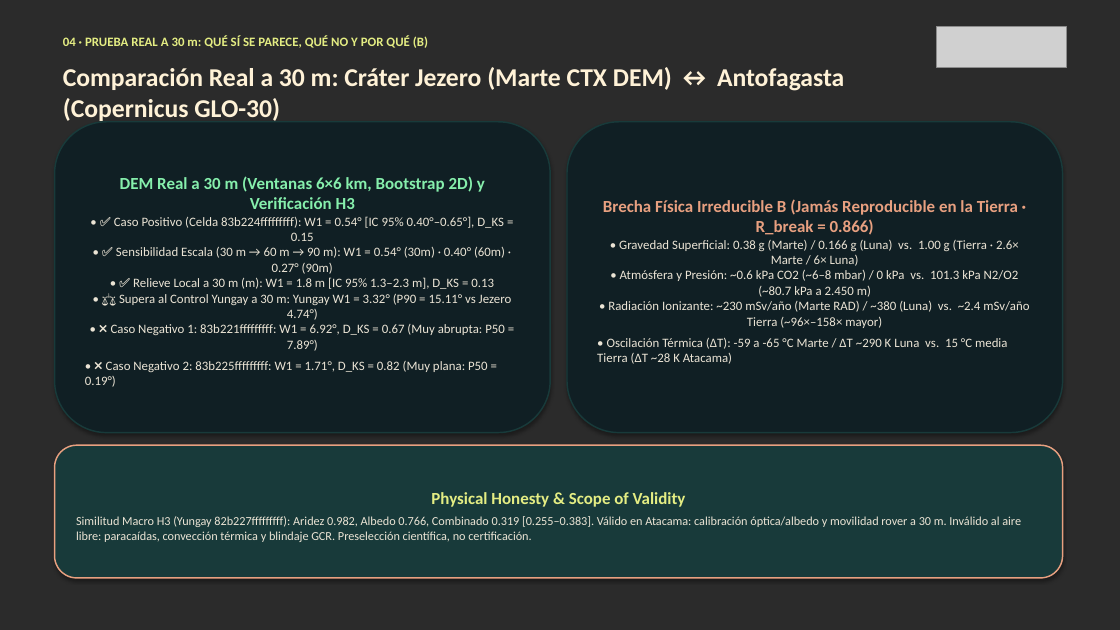
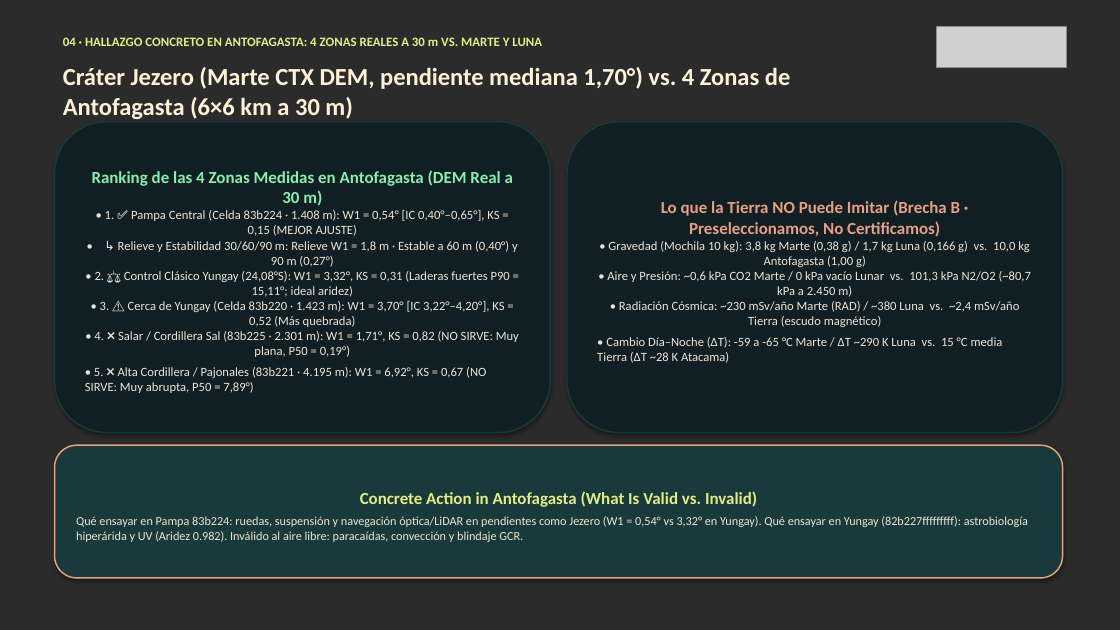
Before and after one commit to AnGeMoNs/Ckepi, a slide deck: slide 5 of docs/nehe/ckepi-pitch-es.pptx. Drawn at 1120x630 pixels with LibreOffice and Linux fonts; fonts in the diff are those of the drawing; grey boxes stand for pictures; background and template pictures are left out; a plain dark background stands for a picture behind light text. Boxes give left, top, right and bottom in pixels: in the first picture for what was removed or moved away, otherwise in the second. Text is boxed around its words. In the diff, an @@ line names an element or a change of style, - is before the commit and + after.

Commit message:
docs(nehe): enfocar pitch y PPTX/PDF (EN/ES) tras feedback de mentores en las 4 zonas de Antofagasta y modos Explorar/Ciencia

```diff
--- a/docs/nehe/ckepi-pitch-es.pptx
+++ b/docs/nehe/ckepi-pitch-es.pptx
@@ text at [63, 37, 542, 46]: text changed @@
-04 · PRUEBA REAL A 30 m: QUÉ SÍ SE PARECE, QUÉ NO Y POR QUÉ (B)
+04 · HALLAZGO CONCRETO EN ANTOFAGASTA: 4 ZONAS REALES A 30 m VS. MARTE Y LUNA
@@ text at [63, 67, 790, 119]: text changed; size 22 to 21 pt @@
-Comparación Real a 30 m: Cráter Jezero (Marte CTX DEM) ↔ Antofagasta (Copernicus GLO-30)
+Cráter Jezero (Marte CTX DEM, pendiente mediana 1,70°) vs. 4 Zonas de Antofagasta (6×6 km a 30 m)
@@ text in rounded rectangle at [85, 170, 519, 393]: text changed; size 11 to 10.8 pt @@
-DEM Real a 30 m (Ventanas 6×6 km, Bootstrap 2D) y Verificación H3
-• ✅ Caso Positivo (Celda 83b224fffffffff): W1 = 0.54° [IC 95% 0.40°–0.65°], D_KS = 0.15
-• ✅ Sensibilidad Escala (30 m → 60 m → 90 m): W1 = 0.54° (30m) · 0.40° (60m) · 0.27° (90m)
-• ✅ Relieve Local a 30 m (m): W1 = 1.8 m [IC 95% 1.3–2.3 m], D_KS = 0.13
-• ⚖️ Supera al Control Yungay a 30 m: Yungay W1 = 3.32° (P90 = 15.11° vs Jezero 4.74°)
-• ❌ Caso Negativo 1: 83b221fffffffff: W1 = 6.92°, D_KS = 0.67 (Muy abrupta: P50 = 7.89°)
-• ❌ Caso Negativo 2: 83b225fffffffff: W1 = 1.71°, D_KS = 0.82 (Muy plana: P50 = 0.19°)
+Ranking de las 4 Zonas Medidas en Antofagasta (DEM Real a 30 m)
+• 1. ✅ Pampa Central (Celda 83b224 · 1.408 m): W1 = 0,54° [IC 0,40°–0,65°], KS = 0,15 (MEJOR AJUSTE)
+• ↳ Relieve y Estabilidad 30/60/90 m: Relieve W1 = 1,8 m · Estable a 60 m (0,40°) y 90 m (0,27°)
+• 2. ⚖️ Control Clásico Yungay (24,08°S): W1 = 3,32°, KS = 0,31 (Laderas fuertes P90 = 15,11°; ideal aridez)
+• 3. ⚠️ Cerca de Yungay (Celda 83b220 · 1.423 m): W1 = 3,70° [IC 3,22°–4,20°], KS = 0,52 (Más quebrada)
+• 4. ❌ Salar / Cordillera Sal (83b225 · 2.301 m): W1 = 1,71°, KS = 0,82 (NO SIRVE: Muy plana, P50 = 0,19°)
+• 5. ❌ Alta Cordillera / Pajonales (83b221 · 4.195 m): W1 = 6,92°, KS = 0,67 (NO SIRVE: Muy abrupta, P50 = 7,89°)
@@ text in rounded rectangle at [597, 200, 1031, 363]: text changed; size 11 to 10.8 pt @@
-Brecha Física Irreducible B (Jamás Reproducible en la Tierra · R_break = 0.866)
-• Gravedad Superficial: 0.38 g (Marte) / 0.166 g (Luna) vs. 1.00 g (Tierra · 2.6× Marte / 6× Luna)
-• Atmósfera y Presión: ~0.6 kPa CO2 (~6–8 mbar) / 0 kPa vs. 101.3 kPa N2/O2 (~80.7 kPa a 2.450 m)
-• Radiación Ionizante: ~230 mSv/año (Marte RAD) / ~380 (Luna) vs. ~2.4 mSv/año Tierra (~96×–158× mayor)
-• Oscilación Térmica (ΔT): -59 a -65 °C Marte / ΔT ~290 K Luna vs. 15 °C media Tierra (ΔT ~28 K Atacama)
+Lo que la Tierra NO Puede Imitar (Brecha B · Preseleccionamos, No Certificamos)
+• Gravedad (Mochila 10 kg): 3,8 kg Marte (0,38 g) / 1,7 kg Luna (0,166 g) vs. 10,0 kg Antofagasta (1,00 g)
+• Aire y Presión: ~0,6 kPa CO2 Marte / 0 kPa vacío Lunar vs. 101,3 kPa N2/O2 (~80,7 kPa a 2.450 m)
+• Radiación Cósmica: ~230 mSv/año Marte (RAD) / ~380 Luna vs. ~2,4 mSv/año Tierra (escudo magnético)
+• Cambio Día–Noche (ΔT): -59 a -65 °C Marte / ΔT ~290 K Luna vs. 15 °C media Tierra (ΔT ~28 K Atacama)
@@ text in rounded rectangle at [76, 491, 1028, 542]: text changed @@
-Physical Honesty & Scope of Validity
-Similitud Macro H3 (Yungay 82b227fffffffff): Aridez 0.982, Albedo 0.766, Combinado 0.319 [0.255–0.383]. Válido en Atacama: calibración óptica/albedo y movilidad rover a 30 m. Inválido al aire libre: paracaídas, convección térmica y blindaje GCR. Preselección científica, no certificación.
+Concrete Action in Antofagasta (What Is Valid vs. Invalid)
+Qué ensayar en Pampa 83b224: ruedas, suspensión y navegación óptica/LiDAR en pendientes como Jezero (W1 = 0,54° vs 3,32° en Yungay). Qué ensayar en Yungay (82b227fffffffff): astrobiología hiperárida y UV (Aridez 0.982). Inválido al aire libre: paracaídas, convección y blindaje GCR.
```
Also in this commit, not shown: 6 other slides changed, 9 other files.
